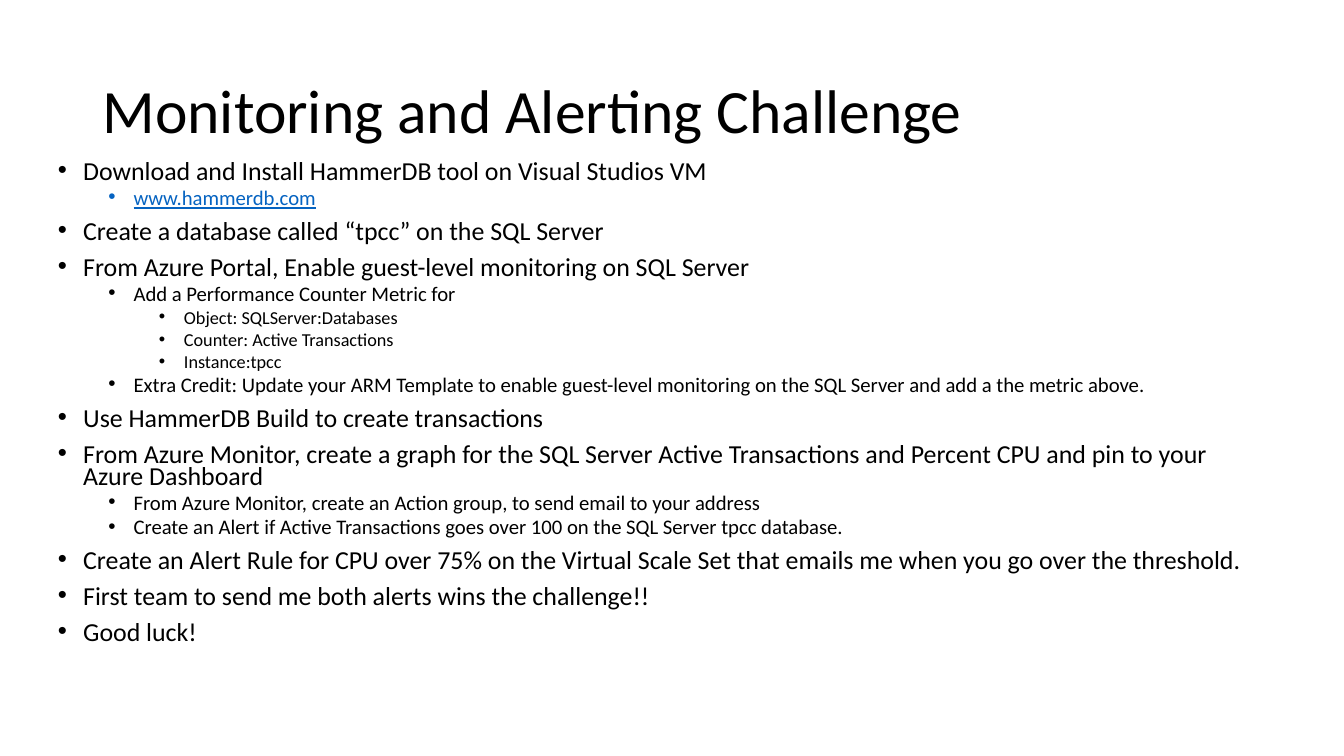
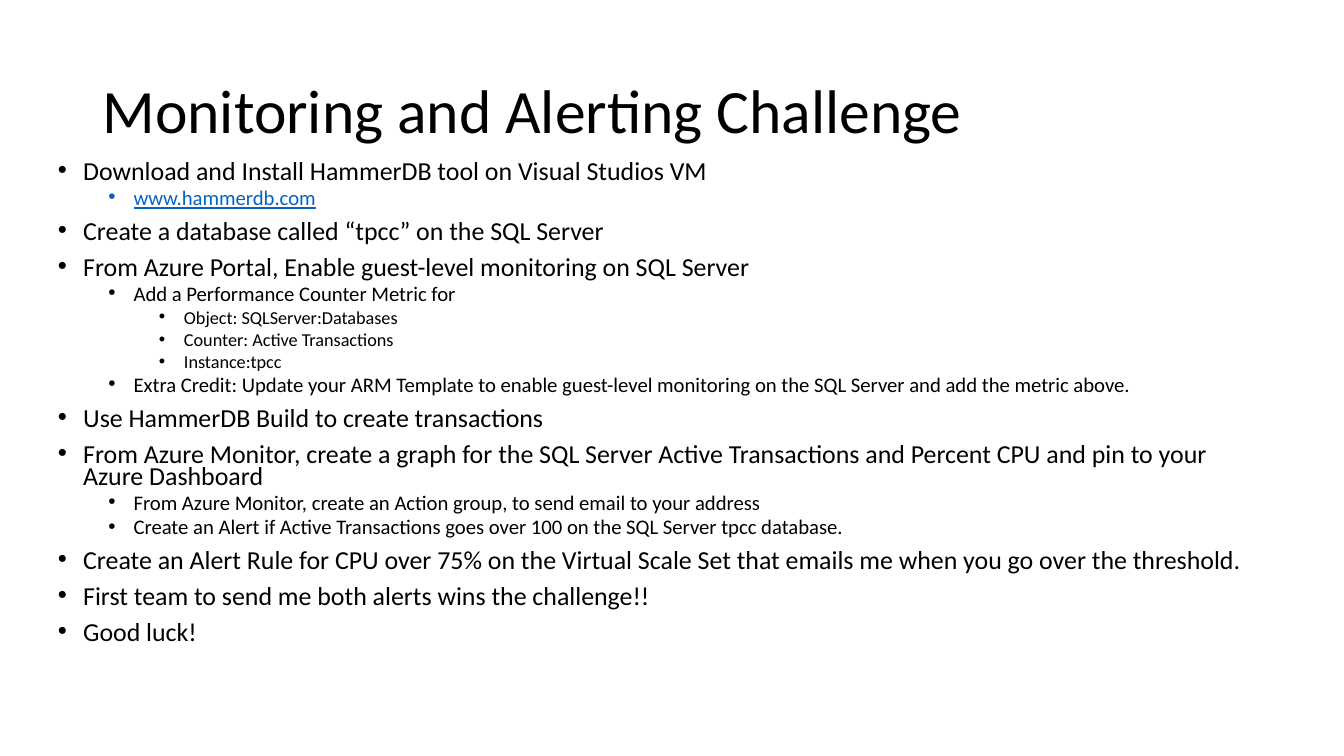
Before and after one commit to rkuehfus/AzureMonitoringHackathon, a slide deck: slide 7 of decks/Azure Monitoring Hackathon.pptx. Drawn at 1344x756 pixels with LibreOffice and Linux fonts; fonts in the diff are those of the drawing. Boxes give left, top, right and bottom in pixels: in the first picture for what was removed or moved away, otherwise in the second. Text is boxed around its words. In the diff, an @@ line names an element or a change of style, - is before the commit and + after.

Commit message:
Add Azure Monitor Automation Challenge

```diff
--- a/decks/Azure Monitoring Hackathon.pptx
+++ b/decks/Azure Monitoring Hackathon.pptx
@@ text at [134, 377, 1129, 396]: text changed @@
-  • Extra Credit: Update your ARM Template to enable guest-level monitoring on the SQL Server and add a the metric above.
+  • Extra Credit: Update your ARM Template to enable guest-level monitoring on the SQL Server and add the metric above.
```
Also in this commit, not shown: 1 other slide changed, 1 slide added, 3 other files.
